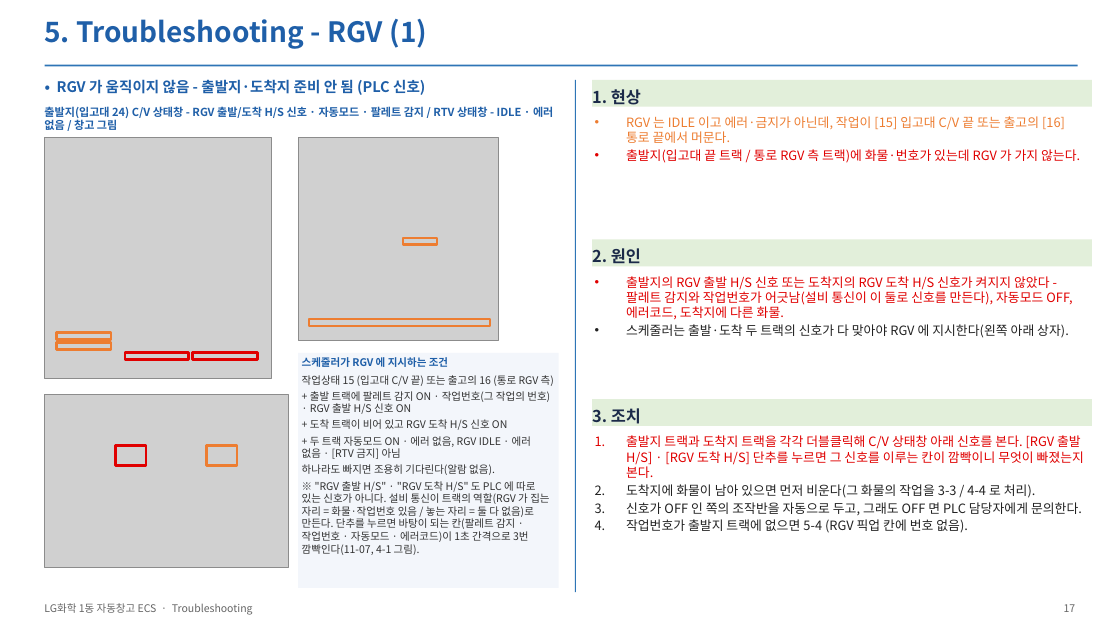
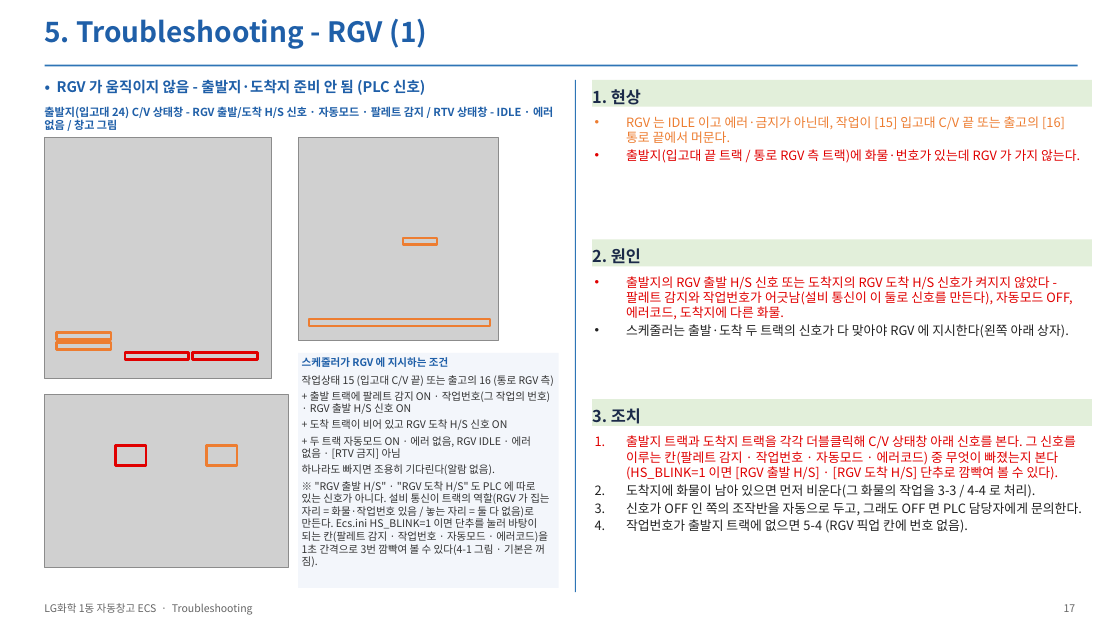
Before and after one commit to yeorijby-coder/LGLS_ALL, a slide deck: slide 17 of docs/산출물_20261110/05_ECS_Troubleshooting.pptx. Drawn at 1120x630 pixels with LibreOffice and Linux fonts; fonts in the diff are those of the drawing; grey boxes stand for pictures. Boxes give left, top, right and bottom in pixels: in the first picture for what was removed or moved away, otherwise in the second. Text is boxed around its words. In the diff, an @@ line names an element or a change of style, - is before the commit and + after.

```diff
--- a/docs/산출물_20261110/05_ECS_Troubleshooting.pptx
+++ b/docs/산출물_20261110/05_ECS_Troubleshooting.pptx
@@ text at [626, 435, 1075, 480]: text changed @@
-1. 출발지 트랙과 도착지 트랙을 각각 더블클릭해 C/V 상태창 아래 신호를 본다. [RGV 출발 H/S] · [RGV 도착 H/S] 단추를 누르면 그 신호를 이루는 칸이 깜빡이니 무엇이 빠졌는지 본다.
+1. 출발지 트랙과 도착지 트랙을 각각 더블클릭해 C/V 상태창 아래 신호를 본다. 그 신호를 이루는 칸(팔레트 감지 · 작업번호 · 자동모드 · 에러코드) 중 무엇이 빠졌는지 본다(HS_BLINK=1 이면 [RGV 출발 H/S] · [RGV 도착 H/S] 단추로 깜빡여 볼 수 있다).
@@ text in rectangle at [302, 481, 549, 567]: text changed @@
-※ "RGV 출발 H/S" · "RGV 도착 H/S" 도 PLC 에 따로 있는 신호가 아니다. 설비 통신이 트랙의 역할(RGV 가 집는 자리 = 화물·작업번호 있음 / 놓는 자리 = 둘 다 없음)로 만든다. 단추를 누르면 바탕이 되는 칸(팔레트 감지 · 작업번호 · 자동모드 · 에러코드)이 1초 간격으로 3번 깜빡인다(11-07, 4-1 그림).
+※ "RGV 출발 H/S" · "RGV 도착 H/S" 도 PLC 에 따로 있는 신호가 아니다. 설비 통신이 트랙의 역할(RGV 가 집는 자리 = 화물·작업번호 있음 / 놓는 자리 = 둘 다 없음)로 만든다. Ecs.ini HS_BLINK=1 이면 단추를 눌러 바탕이 되는 칸(팔레트 감지 · 작업번호 · 자동모드 · 에러코드)을 1초 간격으로 3번 깜빡여 볼 수 있다(4-1 그림 · 기본은 꺼짐).
```
Also in this commit, not shown: 2 other slides changed, 17 other files.
